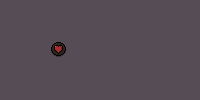
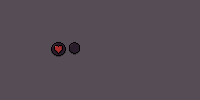
Comparing the layer stacks of the two 200×100 images. Changes:
painted on "Layer 2" (1st of 2, in "BossMeter.png") over 52, 43, 65, 55
added group "BossMeterAmount.png" with 1 layers above "Background" over 69, 42, 80, 55
added layer "Layer 2" (2nd of 2, in "BossMeterAmount.png") in group "BossMeterAmount.png" over 69, 42, 80, 55
